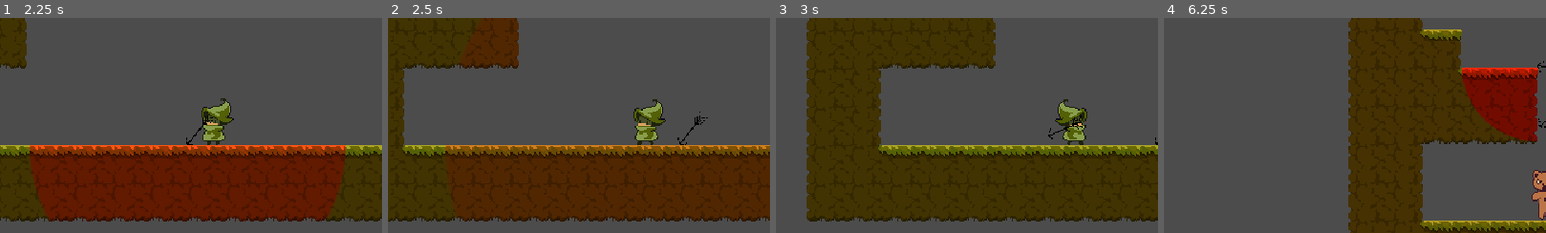
Above: before the commit, frames 1-4 (left to right).
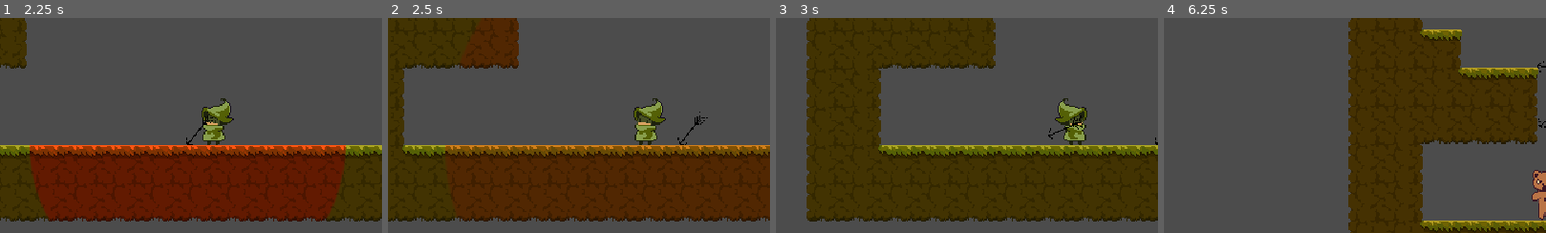
Above: after the commit, the same moments.

Repository: vanjac/wi22jam
Game: Godot game, scene res://placeholder/biggertestlevel.tscn
Same seed, same stepped clock (60 frames per second), same inputs: the game is played once before the commit and once after it.
Inputs (mouse positions are % of the whole screen's width and height, from its top left):
- Up to frame 1 (2.25 s): move the mouse to (72, 45) at 0.52 s; hold Right mouse button (dash) 0.53-1.28 s; hold D (right) 0.53-2.03 s; tap Space (jump) at 0.77, 1.52 s; move the mouse to (30, 55) at 1.27 s; click (30, 55) at 1.35 s; move the mouse to (60, 28) at 2.02 s; hold A (left) from 2.03 s (still down); hold Right mouse button (dash) from 2.03 s (still down)
- Up to frame 2 (2.5 s): keep holding A (left); keep holding Right mouse button (dash)
- Up to frame 3 (3 s): move the mouse to (45, 70) at 2.77 s; release A (left) at 2.78 s; release Right mouse button (dash) at 2.78 s; hold D (right) from 2.78 s (still down); click (45, 70) at 2.85 s
- Up to frame 4 (6.25 s): tap Space (jump) at 3.02, 3.77, 4.52, 6.02 s; move the mouse to (80, 65) at 3.52 s; hold Right mouse button (dash) 3.53-4.28 s; move the mouse to (20, 35) at 4.27 s; release D (right) at 4.28 s; hold A (left) 4.28-5.03 s; click (20, 35) at 4.35 s; move the mouse to (55, 50) at 5.02 s; hold D (right) 5.03-5.78 s; hold Right mouse button (dash) 5.03-5.78 s; move the mouse to (35, 25) at 5.77 s; hold A (left) from 5.78 s (still down); click (35, 25) at 5.85 s
The pictures show only the part of the screen within x 13-63%, y 40-90%; the shares and areas given below are measured in that part.

Frame 1 is identical in both runs. In frame 2, 0.4% of the frame differs, in the area x 64-73%, y 37-60%; in frame 3, 0.4%; in frame 4, 5.0%, in the area x 78-98%, y 23-58%.

Commit message:
sliiiiightly shorter step time

Diff:
--- a/player/Player.gd
+++ b/player/Player.gd
@@ -18,7 +18,7 @@
 const jump_speed = 400
 const coyote_time = 0.1
 const knockback_speed = 175
-const walk_step_time = 0.15
+const walk_step_time = 0.14
 const stand_step_time = 0.3
 const dash_step_time = 0.07
 
